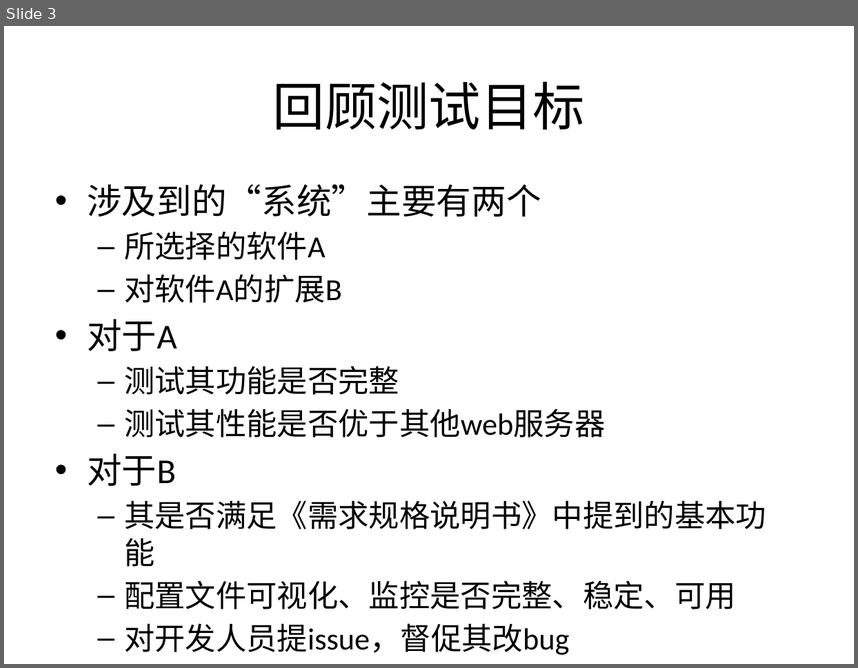
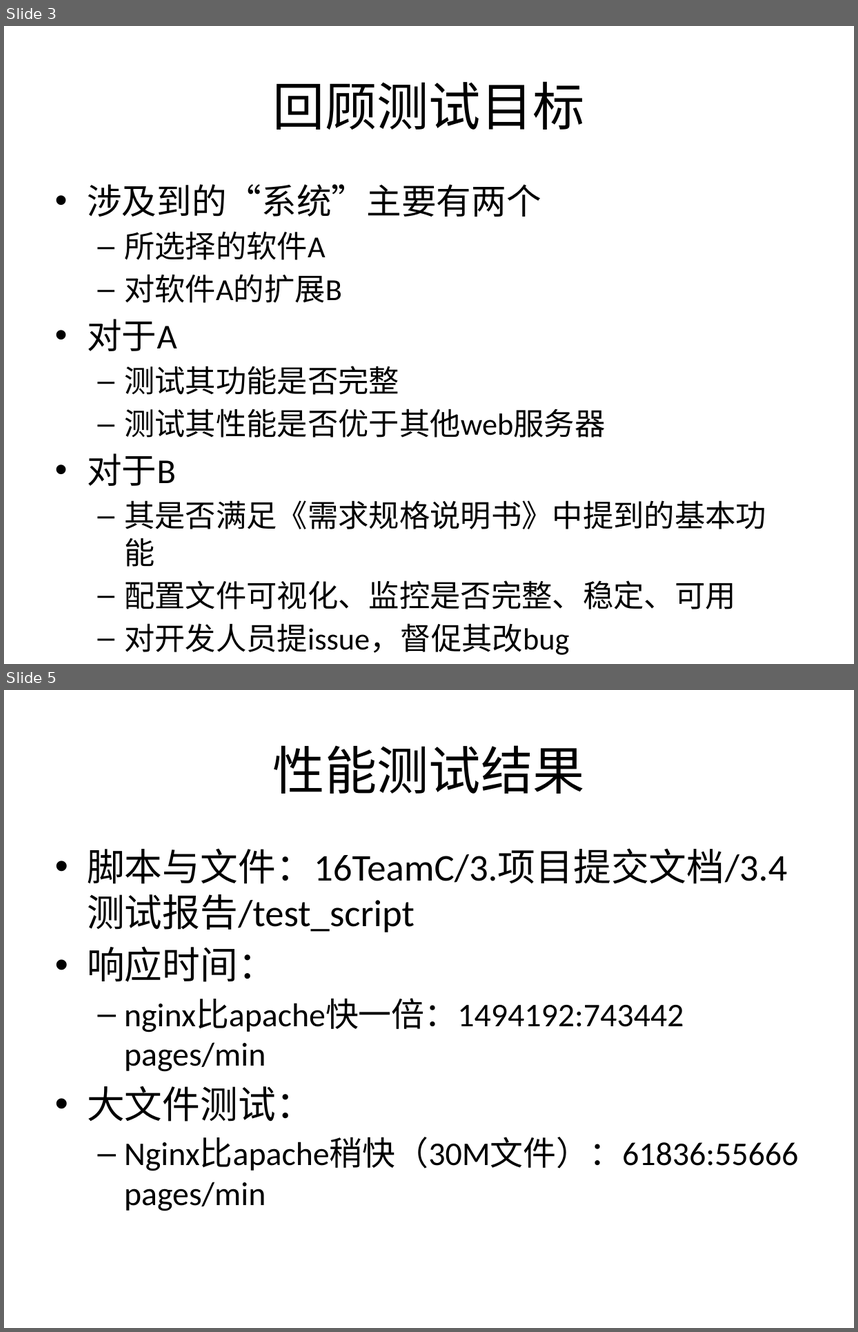
Before and after one commit to bhsei/16TeamC, a slide deck: 2.项目PPT/第十三周进度.pptx. Shown one above the other, each under a label of ours: slide 3 before the commit, slides 3 and 5 after it; the slides between them are not shown. The pictures are 858x668 and 858x1332 pixels, drawn with LibreOffice and Linux fonts; fonts in the diff are those of the drawing. Boxes give left, top, right and bottom in pixels: in the first picture for what was removed or moved away, otherwise in the second. Text is boxed around its words. In the diff, an @@ line names an element or a change of style, - is before the commit and + after.

Commit message:
13-添加性能测试ppt

```diff
--- a/2.项目PPT/第十三周进度.pptx
+++ b/2.项目PPT/第十三周进度.pptx
@@ slide 5 added at box(4, 690, 854, 1328), background #FFFFFF @@
@@ title added at box(273, 745, 585, 793), 44 pt, text #000000 @@
+性能测试结果
@@ text added at box(87, 848, 798, 1211), 28 pt, text #000000 @@
+• 脚本与文件：16TeamC/3.项目提交文档/3.4测试报告/test_script
+• 响应时间：
+  – nginx比apache快一倍：1494192:743442 pages/min
+• 大文件测试：
+  – Nginx比apache稍快（30M文件）：61836:55666 pages/min
```
Also in this commit, not shown: 1 slide changed, 2 other slides added, 1 slide removed, 1 other file.
